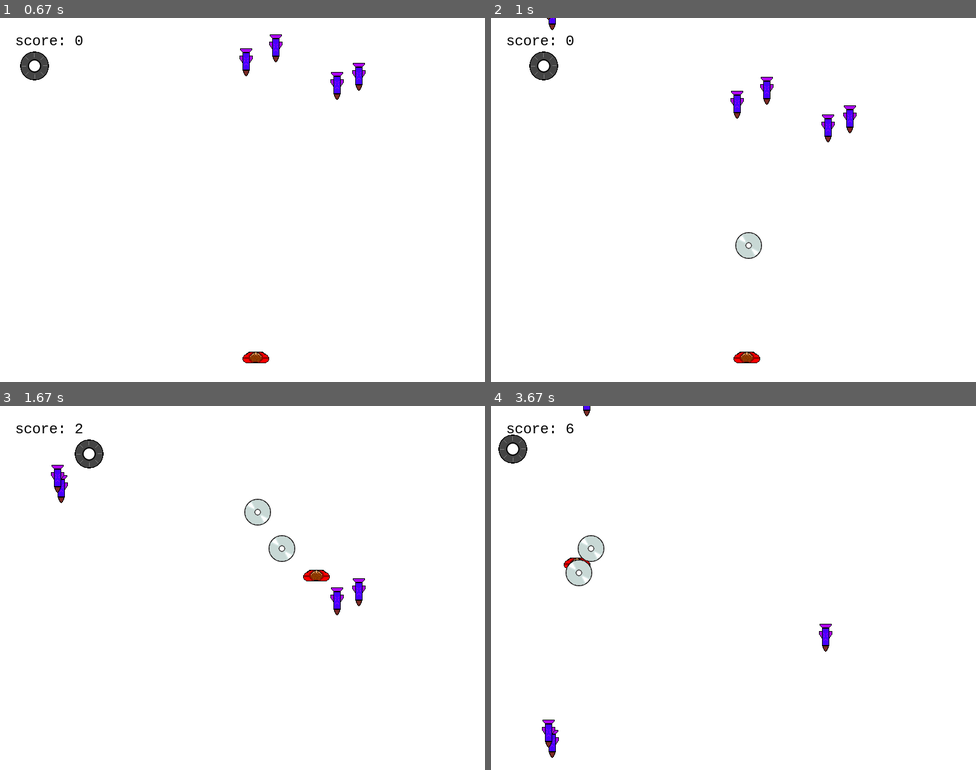
Above: before the commit, frames 1-4 (two rows, left to right).
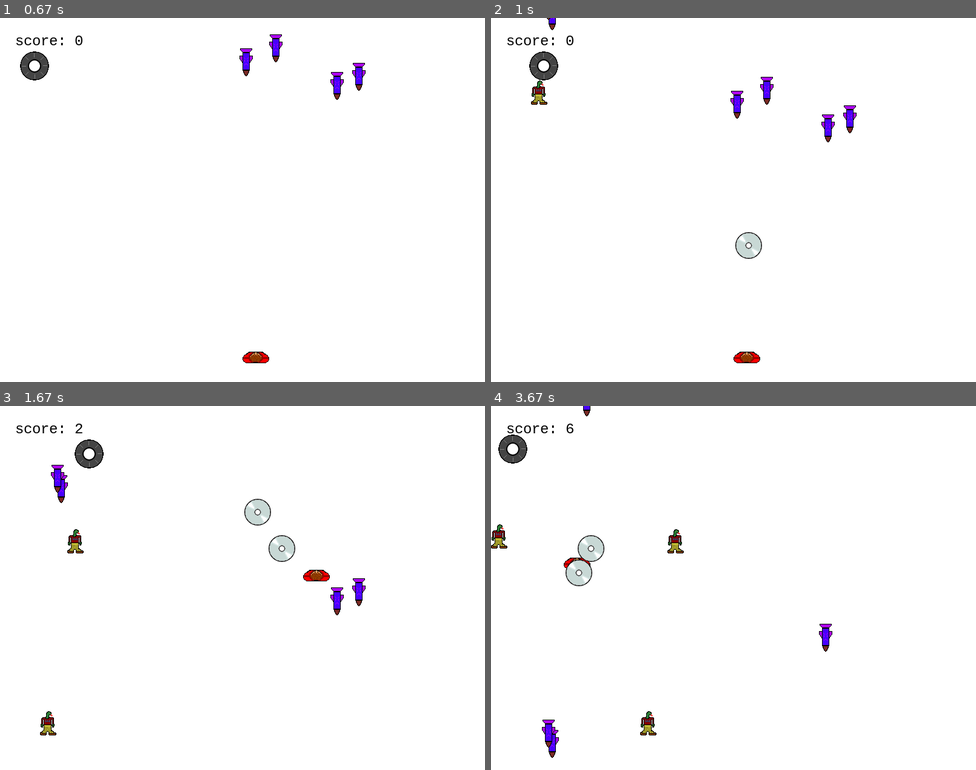
Above: after the commit, the same moments.

Repository: GilbertWilliams/Antimal2ElectricBoogaloo
Game: pygame game, started from main.py
The game is run twice, just before and just after one commit, with the same random seed, the same clock (stepped at 60 frames per second) and the same inputs. The source is Python 2; it was converted automatically to run under Python 3.
Inputs:
- Up to frame 1 (0.67 s): tap Enter at 0.33 s
- Up to frame 2 (1 s): tap Space at 0.67 s
- Up to frame 3 (1.67 s): hold Up 1-1.47 s; tap Space at 1.07, 1.37, 1.57 s; hold Right from 1.5 s (still down)
- Up to frame 4 (3.67 s): tap Space at 1.87, 2.07, 2.37, 2.63, 2.97, 3.27, 3.4 s; release Right at 1.97 s; hold Left 2-2.53 s; hold Down 2.57-2.87 s; hold Left 2.9-3.3 s; hold Up from 3.33 s (still down)

Frame 1 is identical in both runs. In frame 2, 0.1% of the frame differs, in the area x 8-12%, y 17-24%; in frame 3, 0.3%; in frame 4, 0.4%, in the area x 0-40%, y 32-91%.

Commit message:
Enemy bullets
They move now

Diff:
--- a/main.py
+++ b/main.py
@@ -15,7 +15,7 @@
 class Player(pygame.sprite.Sprite): # Player Class
     def __init__(self, x, y):
         pygame.sprite.Sprite.__init__(self)
-        self.image = pygame.image.load('resources/protag.png') # Load player sprite image
+        self.image = pygame.image.load('resources\protag.png') # Load player sprite image
         self.rect = self.image.get_rect() # Make a rectangle using the image dimensions
         self.rect.x = x # Set top left x coordinate to passed value
         self.rect.y = y # Set top left y coordinate to passed value
@@ -53,7 +53,7 @@
 class Bullet(pygame.sprite.Sprite): # Projectile Class
     def __init__(self):
         pygame.sprite.Sprite.__init__(self) # Initiate parent class
-        self.image = pygame.image.load('resources/disc.png') # Set sprite image
+        self.image = pygame.image.load('resources\disc.png') # Set sprite image
         self.rect = self.image.get_rect() # Get rectangle from sprite image
         self.rect.x = -100
         self.rect.y = -100
@@ -65,16 +65,28 @@
         if pygame.sprite.groupcollide(bulletSprites, enemySprites, True, True) or pygame.sprite.groupcollide(bulletSprites, flyerSprites, True, True):
             player.headcount += 1 # Add to player score if enemy is hit
 
-            # Set boundaries
-            if self.rect.y <= -100:
-                self.kill()
+        # Set boundaries
+        if self.rect.y <= -100:
+            self.kill()
 
 class enemyBullet(Bullet):
-    def __init__(self):
+    def __init__(self, x, y):
         Bullet.__init__(self)
-        self.image = pygame.image.load('resources/kha.png')
+        self.image = pygame.image.load('resources\kha.png')
         self.vel = 20
-
+        self.rect.x = x
+        self.rect.y = y
+
+    def update(self):
+        self.rect.y += self.vel
+
+        # Check for collision between bullet and player
+        if pygame.sprite.spritecollide(player, enemySprites, True):
+            self.kill()
+
+        # Set boundaries
+        if self.rect.y >= 650:
+            self.kill()
 
 class Enemy(pygame.sprite.Sprite): # Enemy super class
     '''
@@ -137,6 +149,7 @@
     global enemySprites
     global flyerSprites
     global score
+    global enemyBullets
 
 
     # Create an instance of the player at a certain position
@@ -155,7 +168,7 @@
 
     # Bullet variable for later creation of Bullet object
     global bullet
-
+    global flyerBullet
 
     # Create boss object
     global boss
@@ -168,6 +181,7 @@
     enemySprites = pygame.sprite.RenderPlain()
     flyerSprites = pygame.sprite.RenderPlain()
     bossSprite = pygame.sprite.RenderPlain()
+    enemyBullets = pygame.sprite.RenderPlain()
 
     # Add sprites to appropriate groups
     playerSprite.add(player)
@@ -182,6 +196,10 @@
 
 
     pVel = 20 # Set default player velocity to pass to Player constructor
+
+    reloadspeed = 500
+    reloadEvent = pygame.USEREVENT + 1
+    Reloaded = True
 
     # Set fonts
     scoreFont = pygame.font.SysFont("courier", 24)
@@ -235,7 +253,13 @@
                     gm = mainMenu()
                     gm.run()
 
-
+            elif event.type == reloadEvent:
+                for flyer in flyerSprites:
+                    Reloaded = True
+                    flyerBullet = enemyBullet(flyer.rect.x, flyer.rect.y)
+                    enemyBullets.add(flyerBullet)
+                    allSprites.add(flyerBullet)
+                    pygame.time.set_timer(reloadEvent, 0)
 
 
         # Create screen surface object and draw objects on it
@@ -252,6 +276,10 @@
                 flyerSprites.add(newFlyer)
                 allSprites.add(newFlyer)
 
+        if Reloaded and playerSprite.has(player):
+            Reloaded = False
+            pygame.time.set_timer(reloadEvent, reloadspeed)
+
         # Update and draw all sprites
         allSprites.update()
         allSprites.draw(screen)
@@ -261,7 +289,7 @@
             enemySprites.empty()
             allSprites.empty() # Clear all sprites
             gameover = gameoverFont.render("Game Over", 1, (0, 0, 0)) # Print game over
-            screen.blit(gameover, (300,300))
+            screen.blit(gameover, (250,300))
 
         # Keep score
         score = player.headcount
